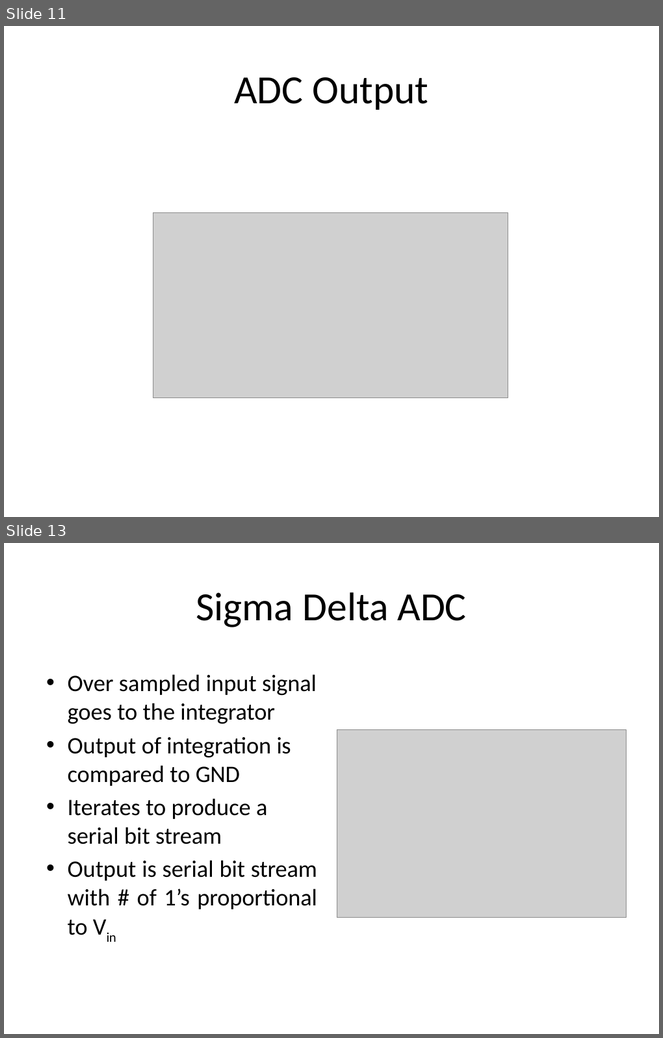
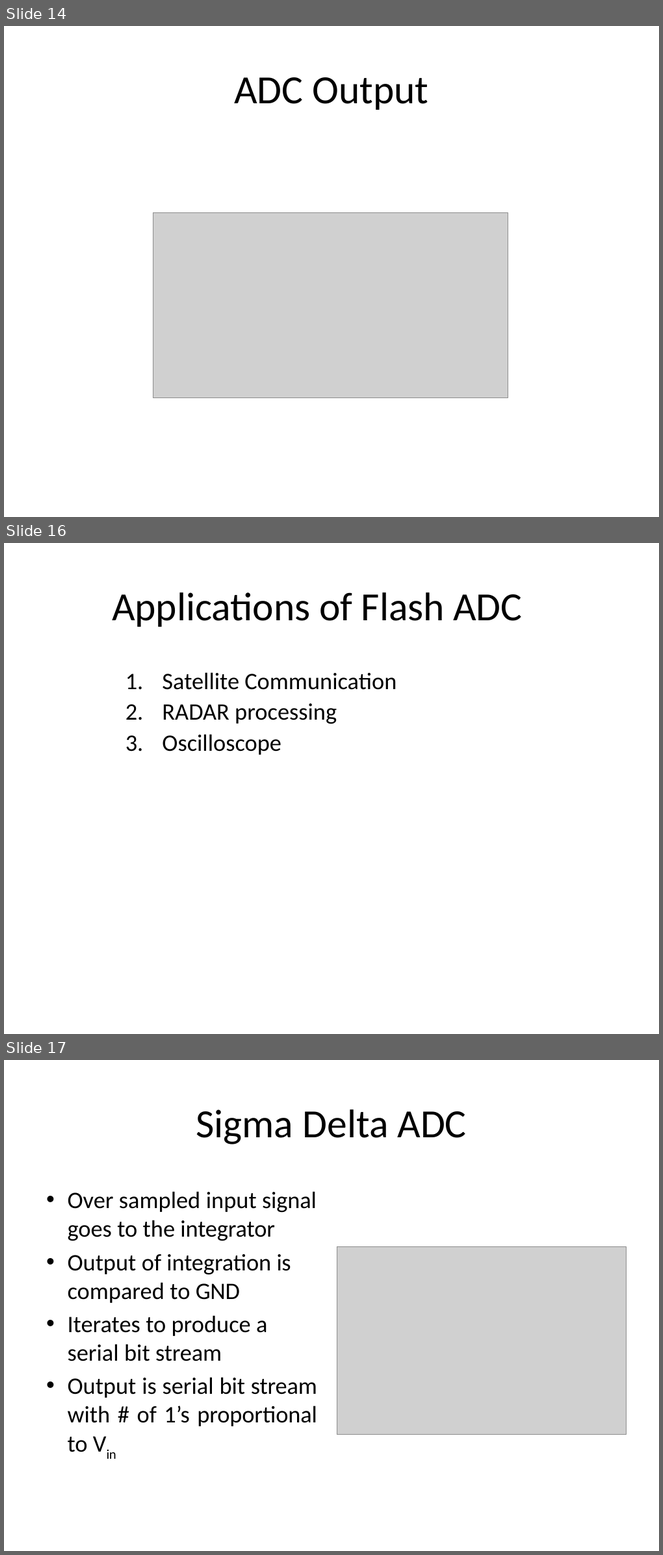
Before and after one commit to Syedshajib55/Computer-Interfacing, a slide deck: 3 Interfacing data conversion.pptx. Shown one above the other, each under a label of ours: slides 11 and 13 before the commit, slides 14, 16 and 17 after it; the slides between them are not shown. The pictures are 663x1038 and 663x1555 pixels, drawn with LibreOffice and Linux fonts; fonts in the diff are those of the drawing; grey boxes stand for pictures. Boxes give left, top, right and bottom in pixels: in the first picture for what was removed or moved away, otherwise in the second. Text is boxed around its words. In the diff, an @@ line names an element or a change of style, - is before the commit and + after.

```diff
--- a/3 Interfacing data conversion.pptx
+++ b/3 Interfacing data conversion.pptx
@@ slide 16 added at [4,543,659,1034], background #FFFFFF @@
@@ title added at [112,592,522,627], 44 pt, text #000000 @@
+Applications of Flash ADC
@@ text added at [162,672,397,755], 26 pt, text #000000 @@
+1. Satellite Communication
+2. RADAR processing
+3. Oscilloscope
@@ what was slide 11 is now slide 14 @@
@@ what was slide 13 is now slide 17 @@
```
Also in this commit, not shown: 13 slides changed, 4 other slides added, 2 other files.
